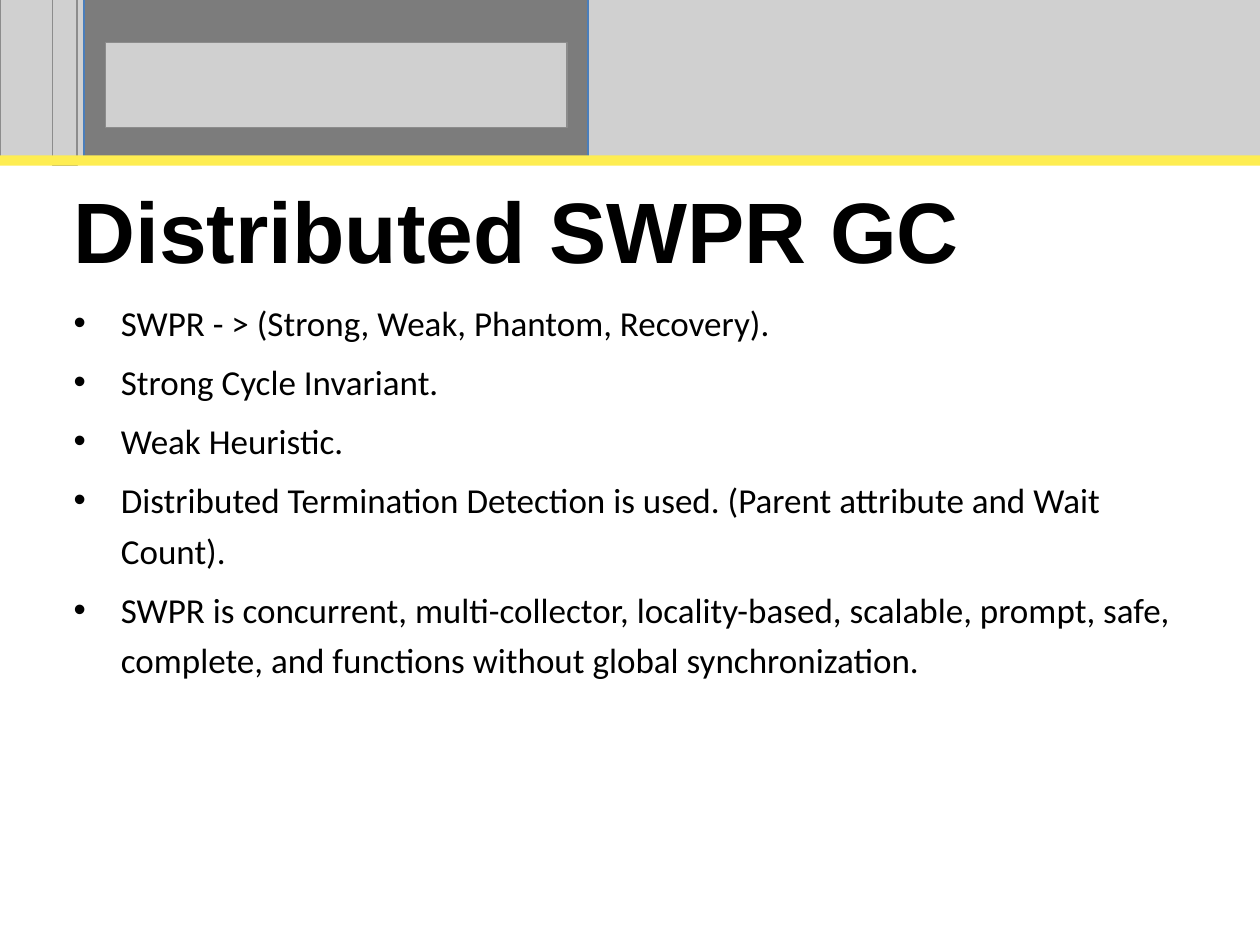
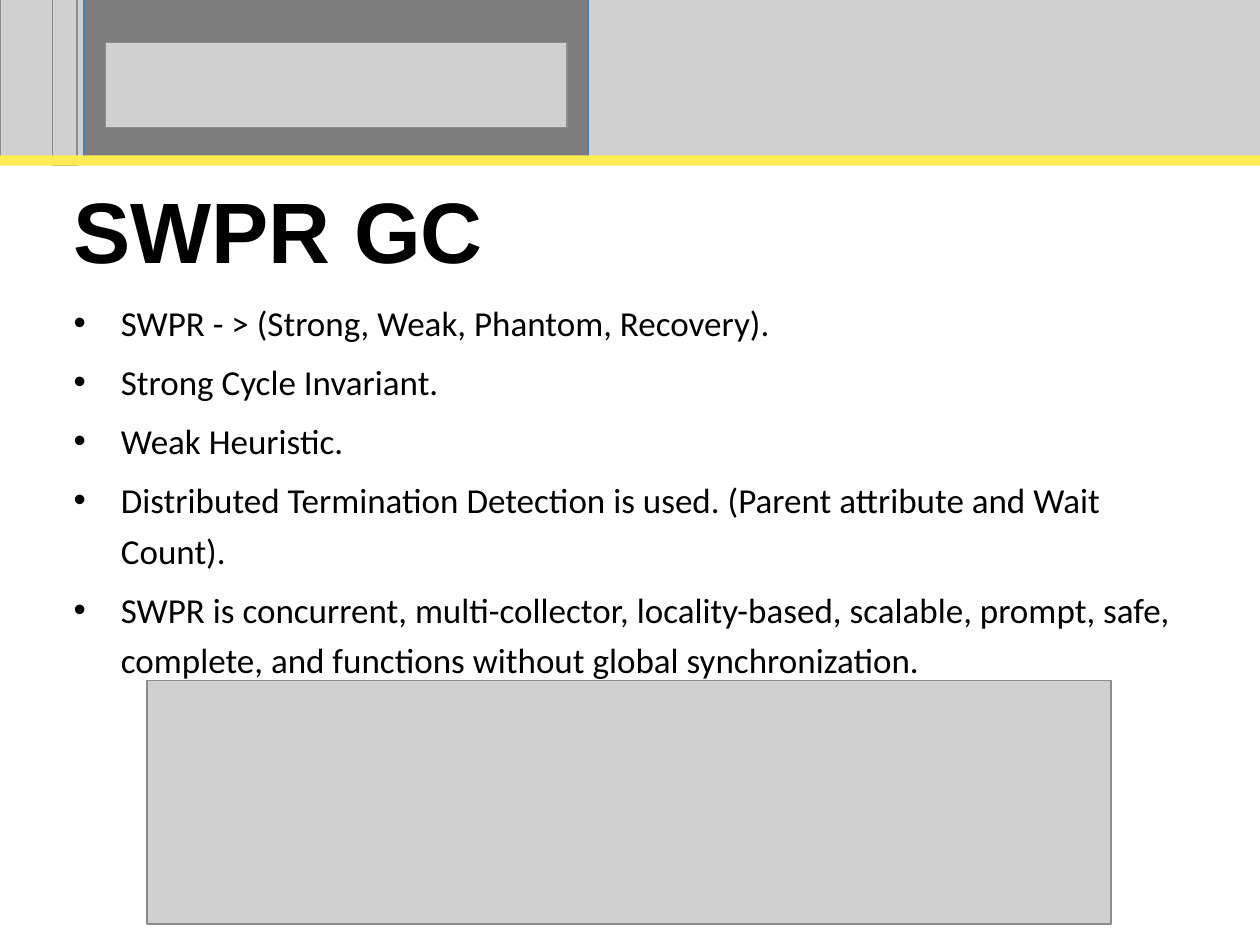
Before and after one commit to perpetualcoder/thesis, a slide deck: slide 54 of thesisppt/defense.ppt (slide 49 before the commit). Drawn at 1260x945 pixels with LibreOffice and Linux fonts; fonts in the diff are those of the drawing; grey boxes stand for pictures. Boxes give left, top, right and bottom in pixels: in the first picture for what was removed or moved away, otherwise in the second. Text is boxed around its words. In the diff, an @@ line names an element or a change of style, - is before the commit and + after.

```diff
--- a/thesisppt/defense.ppt
+++ b/thesisppt/defense.ppt
@@ title at (x1=74, y1=203, x2=483, y2=264): text changed @@
-Distributed SWPR GC
+SWPR GC
@@ picture added at (x1=147, y1=680, x2=1111, y2=924) @@
```
Also in this commit, not shown: 15 other slides changed, 9 slides added, 2 slides removed, 18 other files.
